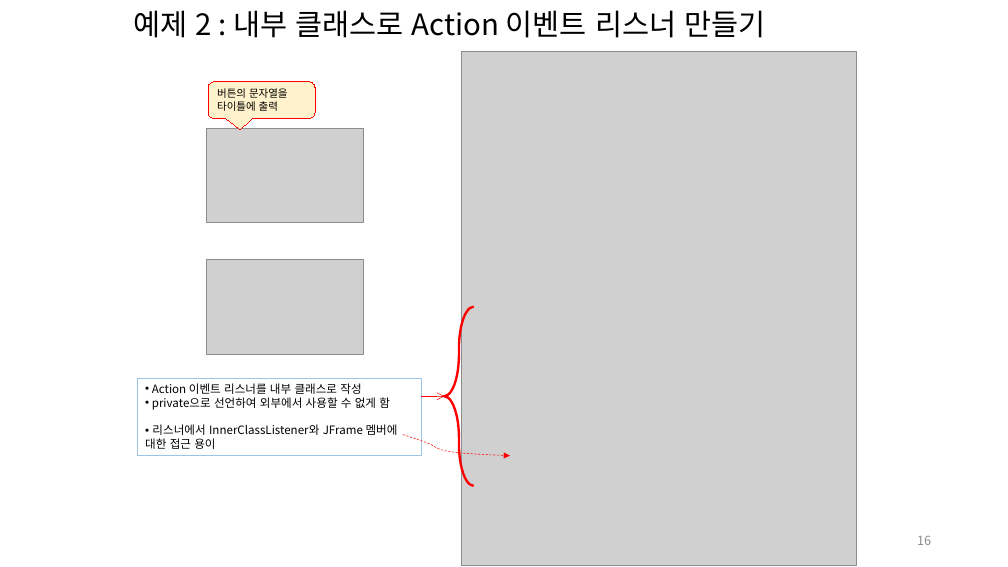
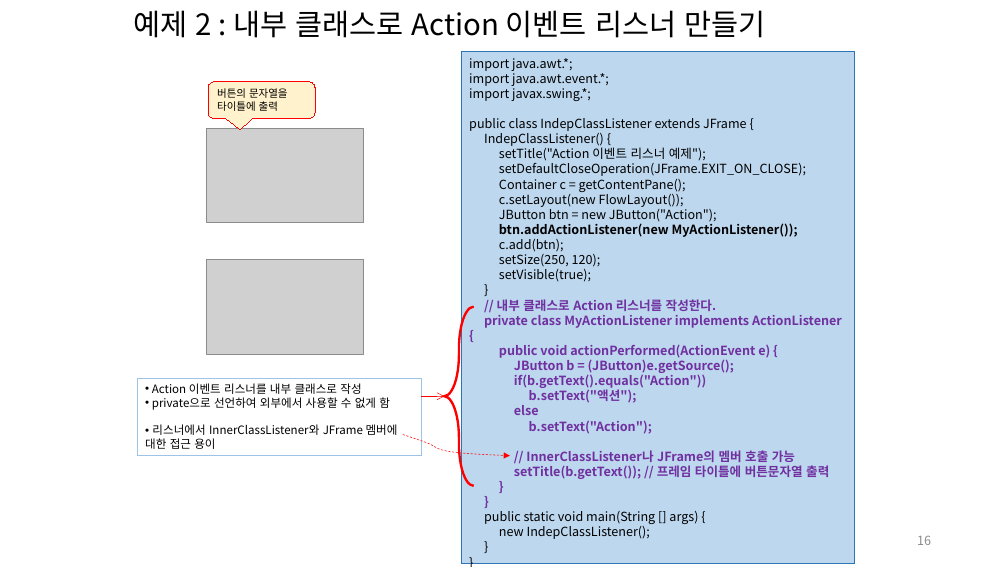
Before and after one commit to lhs501/2019java, a slide deck: slide 16 of EVENTstu.pptx. Drawn at 1008x567 pixels with LibreOffice and Linux fonts; fonts in the diff are those of the drawing; grey boxes stand for pictures. Boxes give left, top, right and bottom in pixels: in the first picture for what was removed or moved away, otherwise in the second. Text is boxed around its words. In the diff, an @@ line names an element or a change of style, - is before the commit and + after.

```diff
--- a/EVENTstu.pptx
+++ b/EVENTstu.pptx
@@ picture removed at (462, 52, 856, 566) @@
@@ rectangle added at (462, 52, 855, 564), fill #BDD7EE, outline #2E75B6 0.75 pt, 12 pt, text #000000 @@
+import java.awt.*;
+import java.awt.event.*;
+import javax.swing.*;
+public class IndepClassListener extends JFrame {
+IndepClassListener() {
+setTitle("Action 이벤트 리스너 예제");
+setDefaultCloseOperation(JFrame.EXIT_ON_CLOSE);
+Container c = getContentPane();
+c.setLayout(new FlowLayout());
+JButton btn = new JButton("Action");
+btn.addActionListener(new MyActionListener());
+c.add(btn);
+setSize(250, 120);
+setVisible(true);
+}
+// 내부 클래스로 Action 리스너를 작성한다.
+private class MyActionListener implements ActionListener {
+public void actionPerformed(ActionEvent e) {
+JButton b = (JButton)e.getSource();
+if(b.getText().equals("Action"))
+b.setText("액션");
+else
+b.setText("Action");
+// InnerClassListener나 JFrame의 멤버 호출 가능
+setTitle(b.getText()); // 프레임 타이틀에 버튼문자열 출력
+}
+}
+public static void main(String [] args) {
+new IndepClassListener();
+}
+}
```
Also in this commit, not shown: 2 other slides changed, 20 slides added, 1 other file.
